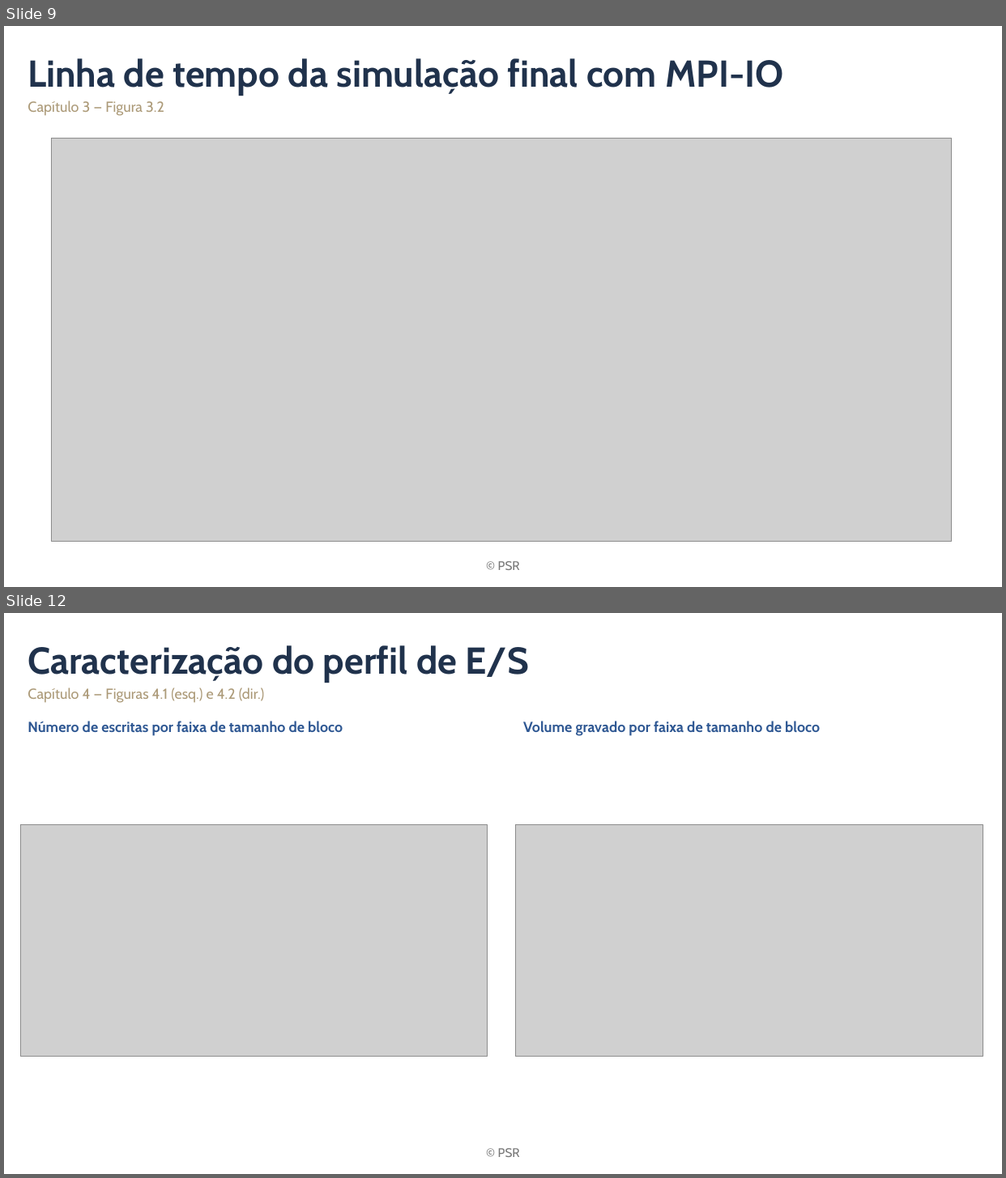
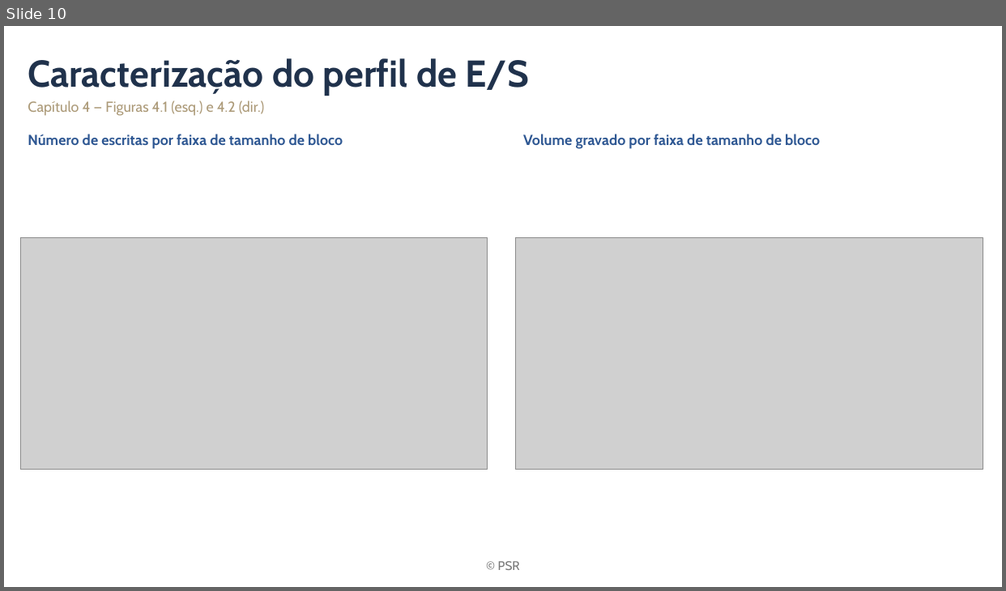
Before and after one commit to mbrcruz/SDDP-MPIO-Latex, a slide deck: Apresentacao/Apresentacao_esqueleto.pptx. Shown one above the other, each under a label of ours: slides 9 and 12 before the commit, slide 10 after it; the slides between them are not shown. The pictures are 1006x1178 and 1006x591 pixels, drawn with LibreOffice and Linux fonts; fonts in the diff are those of the drawing; grey boxes stand for pictures; background and template pictures are left out. Boxes give left, top, right and bottom in pixels: in the first picture for what was removed or moved away, otherwise in the second. Text is boxed around its words. In the diff, an @@ line names an element or a change of style, - is before the commit and + after.

```diff
--- a/Apresentacao/Apresentacao_esqueleto.pptx
+++ b/Apresentacao/Apresentacao_esqueleto.pptx
@@ slide 9 removed at bbox=[4, 26, 1002, 587], background #FFFFFF; not listed: 1 template element that a slide beside it also shows @@
@@ title removed at bbox=[27, 58, 783, 96] @@
-Linha de tempo da simulação final com MPI-IO
@@ text removed at bbox=[27, 101, 164, 116] @@
-Capítulo 3 — Figura 3.2
@@ picture removed at bbox=[51, 139, 951, 542] @@
@@ what was slide 12 is now slide 10 @@
```
Also in this commit, not shown: 3 slides changed, 2 other slides removed, 6 other files.
